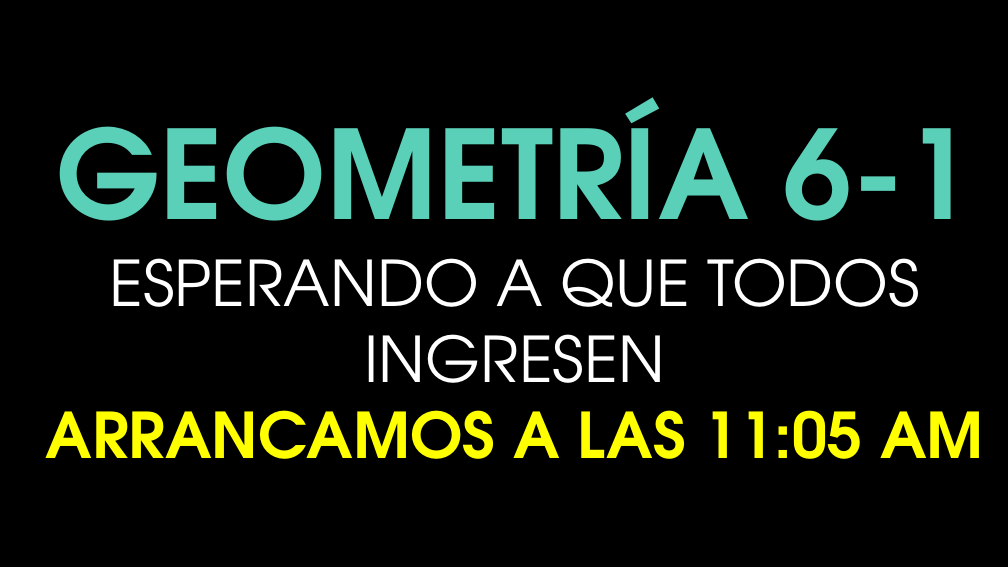
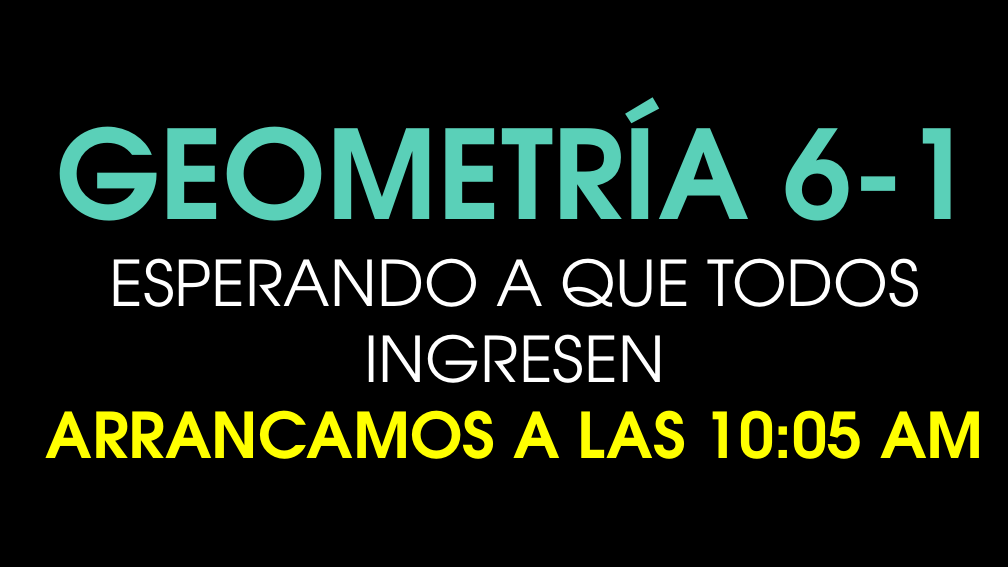
Before and after one commit to liceopatria/liceopatria.github.io, a slide deck: slide 1 of 2020/cursos/geometria/sexto/Clase virtual Espera Geometría 6-1.pptx. Drawn at 1008x567 pixels with LibreOffice and Linux fonts; fonts in the diff are those of the drawing; background and template pictures are left out. Boxes give left, top, right and bottom in pixels: in the first picture for what was removed or moved away, otherwise in the second. Text is boxed around its words. In the diff, an @@ line names an element or a change of style, - is before the commit and + after.

```diff
--- a/2020/cursos/geometria/sexto/Clase virtual Espera Geometría 6-1.pptx
+++ b/2020/cursos/geometria/sexto/Clase virtual Espera Geometría 6-1.pptx
@@ title at bbox=[46, 97, 983, 459]: text changed @@
-GEOMETRÍA 6-1
-ESPERANDO A QUE TODOS INGRESEN
-ARRANCAMOS A LAS 11:05 AM
+GEOMETRÍA 6-1
+ESPERANDO A QUE TODOS INGRESEN
+ARRANCAMOS A LAS 10:05 AM
```
Also in this commit, not shown: 21 other files.
